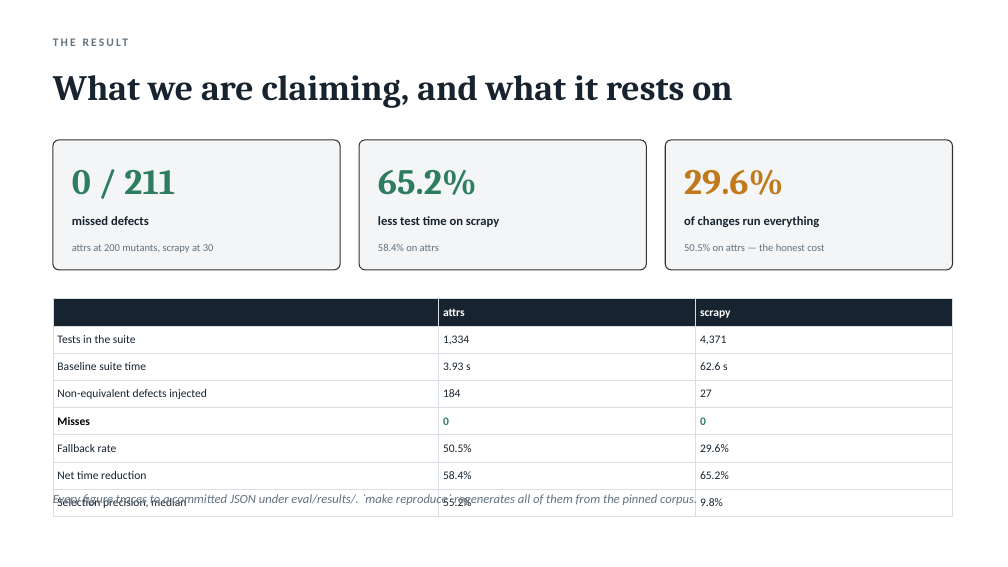
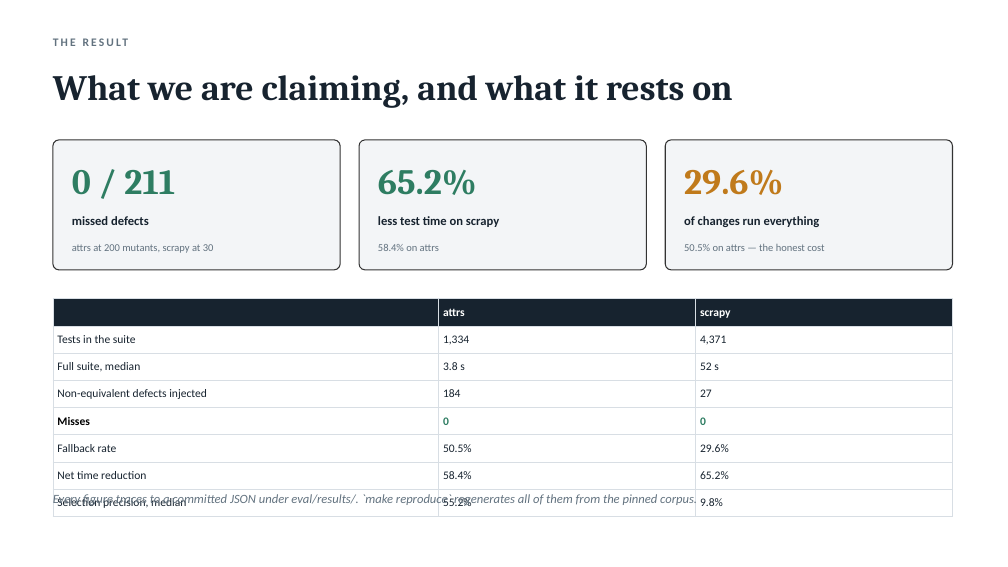
Before and after one commit to Tanmay-Singh-24/tia, a slide deck: slide 2 of docs/tia-review-2.pptx. Drawn at 1008x567 pixels with LibreOffice and Linux fonts; fonts in the diff are those of the drawing. Boxes give left, top, right and bottom in pixels: in the first picture for what was removed or moved away, otherwise in the second. Text is boxed around its words. In the diff, an @@ line names an element or a change of style, - is before the commit and + after.

```diff
--- a/docs/tia-review-2.pptx
+++ b/docs/tia-review-2.pptx
@@ table at (x1=53, y1=299, x2=953, y2=512) @@
-row 3: Baseline suite time | 3.93 s | 62.6 s
+row 3: Full suite, median | 3.8 s | 52 s
```
Also in this commit, not shown: 1 other slide changed, 11 other files.
